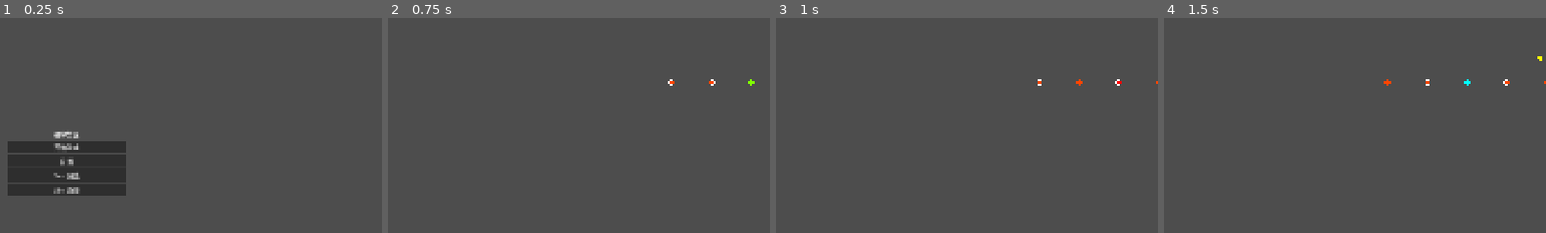
Above: before the commit, frames 1-4 (left to right).
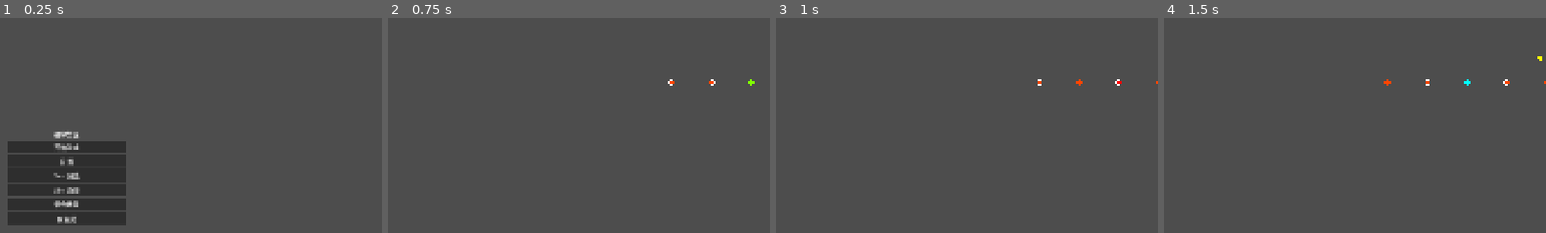
Above: after the commit, the same moments.

Repository: GeorgeMee/Magnetix
Game: Godot game, scene res://src/scenes/ui/start_menu.tscn
Same seed, same stepped clock (60 frames per second), same inputs: the game is played once before the commit and once after it.
Inputs:
- Up to frame 1 (0.25 s): no input
- Up to frame 2 (0.75 s): click "Sim 场景" at 0.5 s
- Up to frame 3 (1 s): no input
- Up to frame 4 (1.5 s): tap Enter at 1.25 s; hold Q (magnetism_a) from 1.28 s (still down)
The pictures show only the part of the screen within x 41-91%, y 10-60%; the shares and areas given below are measured in that part.

The runs differ from the first frame. In frame 1, 3.5% of the frame differs, in the area x 2-33%, y 84-97%; in frame 2, nothing differs; in frame 3, nothing differs; in frame 4, nothing differs.

Commit message:
Add hybrid scene (Scheme A) and generate/play scenes (Scheme B)
Scheme A - HybridScene: 4 characters in one scene
  - 2 AI characters (screen_x=2500) driven by SimController, running ahead
  - 2 player characters (screen_x=500) using InputManager/GameHUD
  - Shared ChunkChoreographer + ChunkSpawner generates magnet/wall objects
  - SimController.enable_swap=false for AI, player can swap normally

Scheme B - GenerateScene + PlayScene: pre-record and replay
  - GenerateScene runs AI characters for 15s, records ChunkLayouts
    to GameManager.stored_layouts for each 640px chunk
  - Auto-transitions to PlayScene which spawns objects from stored layouts
  - PlayScene has no ChunkChoreographer - reads pre-generated data
  - Players control normally through the pre-built world

character.gd: add @export custom_fixed_x for AI screen positions
game_manager.gd: add stored_layouts array
sim_controller.gd: add enable_swap flag
start_menu: add '混合场景' and '预生成' buttons

Diff:
--- /dev/null
+++ b/src/scenes/sim/generate_scene.tscn
@@ -0,0 +1,41 @@
+[gd_scene load_steps=7 format=3 uid="uid://generatescene"]
+
+[ext_resource type="Script" path="res://src/scripts/sim/generate_scene.gd" id="1_gen"]
+[ext_resource type="Script" path="res://src/scripts/core/physics_system.gd" id="2_physics"]
+[ext_resource type="Script" path="res://src/scripts/game/scroll_manager.gd" id="3_scroll"]
+[ext_resource type="Script" path="res://src/scripts/game/magnet_manager.gd" id="4_magnet"]
+[ext_resource type="Script" path="res://src/scripts/game/chunk_choreographer.gd" id="5_choreo"]
+[ext_resource type="Script" path="res://src/scripts/sim/sim_controller.gd" id="6_ctrl"]
+
+[node name="GenerateScene" type="Node2D"]
+script = ExtResource("1_gen")
+
+[node name="PhysicsSystem" type="Node" parent="."]
+script = ExtResource("2_physics")
+
+[node name="ScrollManager" type="Node" parent="."]
+script = ExtResource("3_scroll")
+
+[node name="MagnetManager" type="Node" parent="."]
+script = ExtResource("4_magnet")
+
+[node name="ChunkChoreographer" type="Node" parent="."]
+script = ExtResource("5_choreo")
+
+[node name="SimController" type="Node" parent="."]
+script = ExtResource("6_ctrl")
+
+[node name="UILayer" type="CanvasLayer" parent="."]
+
+[node name="Label" type="Label" parent="UILayer"]
+layout_mode = 1
+anchors_preset = 5
+anchor_left = 0.5
+anchor_right = 0.5
+offset_left = -150.0
+offset_top = 20.0
+offset_right = 150.0
+offset_bottom = 50.0
+grow_horizontal = 2
+text = "生成中..."
+horizontal_alignment = 1
--- /dev/null
+++ b/src/scenes/sim/hybrid_scene.tscn
@@ -0,0 +1,41 @@
+[gd_scene load_steps=11 format=3 uid="uid://hybridscene"]
+
+[ext_resource type="Script" path="res://src/scripts/sim/hybrid_scene.gd" id="1_hybrid"]
+[ext_resource type="Script" path="res://src/scripts/core/physics_system.gd" id="2_physics"]
+[ext_resource type="Script" path="res://src/scripts/game/scroll_manager.gd" id="3_scroll"]
+[ext_resource type="Script" path="res://src/scripts/game/magnet_manager.gd" id="4_magnet"]
+[ext_resource type="Script" path="res://src/scripts/game/chunk_choreographer.gd" id="5_choreo"]
+[ext_resource type="Script" path="res://src/scripts/game/chunk_spawner.gd" id="6_spawner"]
+[ext_resource type="Script" path="res://src/scripts/game/input_manager.gd" id="7_input"]
+[ext_resource type="Script" path="res://src/scripts/game/spike.gd" id="8_spike"]
+[ext_resource type="PackedScene" uid="uid://gamehud" path="res://src/scenes/ui/game_hud.tscn" id="9_hud"]
+[ext_resource type="Script" path="res://src/scripts/sim/sim_controller.gd" id="10_ctrl"]
+
+[node name="HybridScene" type="Node2D"]
+script = ExtResource("1_hybrid")
+
+[node name="PhysicsSystem" type="Node" parent="."]
+script = ExtResource("2_physics")
+
+[node name="ScrollManager" type="Node" parent="."]
+script = ExtResource("3_scroll")
+
+[node name="MagnetManager" type="Node" parent="."]
+script = ExtResource("4_magnet")
+
+[node name="ChunkChoreographer" type="Node" parent="."]
+script = ExtResource("5_choreo")
+
+[node name="ChunkSpawner" type="Node" parent="."]
+script = ExtResource("6_spawner")
+
+[node name="InputManager" type="Node" parent="."]
+script = ExtResource("7_input")
+
+[node name="Spike" type="Node2D" parent="."]
+script = ExtResource("8_spike")
+
+[node name="SimController" type="Node" parent="."]
+script = ExtResource("10_ctrl")
+
+[node name="GameHUD" parent="." instance=ExtResource("9_hud")]
--- /dev/null
+++ b/src/scenes/sim/play_scene.tscn
@@ -0,0 +1,29 @@
+[gd_scene load_steps=9 format=3 uid="uid://playscene"]
+
+[ext_resource type="Script" path="res://src/scripts/sim/play_scene.gd" id="1_play"]
+[ext_resource type="Script" path="res://src/scripts/core/physics_system.gd" id="2_physics"]
+[ext_resource type="Script" path="res://src/scripts/game/scroll_manager.gd" id="3_scroll"]
+[ext_resource type="Script" path="res://src/scripts/game/magnet_manager.gd" id="4_magnet"]
+[ext_resource type="Script" path="res://src/scripts/game/input_manager.gd" id="5_input"]
+[ext_resource type="Script" path="res://src/scripts/game/spike.gd" id="6_spike"]
+[ext_resource type="PackedScene" uid="uid://gamehud" path="res://src/scenes/ui/game_hud.tscn" id="7_hud"]
+
+[node name="PlayScene" type="Node2D"]
+script = ExtResource("1_play")
+
+[node name="PhysicsSystem" type="Node" parent="."]
+script = ExtResource("2_physics")
+
+[node name="ScrollManager" type="Node" parent="."]
+script = ExtResource("3_scroll")
+
+[node name="MagnetManager" type="Node" parent="."]
+script = ExtResource("4_magnet")
+
+[node name="InputManager" type="Node" parent="."]
+script = ExtResource("5_input")
+
+[node name="Spike" type="Node2D" parent="."]
+script = ExtResource("6_spike")
+
+[node name="GameHUD" parent="." instance=ExtResource("7_hud")]
--- a/src/scenes/ui/start_menu.tscn
+++ b/src/scenes/ui/start_menu.tscn
@@ -21,7 +21,7 @@
 offset_left = -150.0
 offset_top = -150.0
 offset_right = 150.0
-offset_bottom = 200.0
+offset_bottom = 280.0
 grow_horizontal = 2
 grow_vertical = 2
 
@@ -50,3 +50,13 @@
 unique_name_in_owner = true
 layout_mode = 2
 text = "Sim 场景"
+
+[node name="HybridButton" type="Button" parent="VBoxContainer"]
+unique_name_in_owner = true
+layout_mode = 2
+text = "混合场景"
+
+[node name="GenerateButton" type="Button" parent="VBoxContainer"]
+unique_name_in_owner = true
+layout_mode = 2
+text = "预生成"
--- a/src/scripts/core/game_manager.gd
+++ b/src/scripts/core/game_manager.gd
@@ -36,6 +36,7 @@
 var current_chunk_index : int = 0
 var assist_mode : bool = false
 var sim_mode : bool = false
+var stored_layouts : Array[Dictionary] = []
 var debug_visualize : bool = false
 var trajectory_data : Array[TrajectoryPoint] = []
 
--- a/src/scripts/game/character.gd
+++ b/src/scripts/game/character.gd
@@ -10,6 +10,7 @@
 @export var lane : Lane = Lane.TOP
 @export var character_polarity : Magnet.Polarity = Magnet.Polarity.NORTH
 @export var re_center_speed : float = 100.0
+@export var custom_fixed_x : float = 0.0
 
 var character_color : Color = Color.DODGER_BLUE
 var physics_body : CustBody
@@ -30,7 +31,7 @@
 @onready var sprite : Sprite2D = $Sprite2D
 
 func _ready() -> void:
-	default_x = GameManager.player_fixed_x
+	default_x = custom_fixed_x if custom_fixed_x > 0.0 else GameManager.player_fixed_x
 	_setup_lane_positions()
 	physics_body = CustBody.new(Vector2(default_x, floor_y - CHAR_HEIGHT), Vector2(CHAR_WIDTH, CHAR_HEIGHT))
 	GameManager.physics_system.register_body(physics_body)
--- /dev/null
+++ b/src/scripts/sim/generate_scene.gd
@@ -0,0 +1,100 @@
+extends Node2D
+
+const GENERATE_DURATION := 15.0
+
+@onready var physics_system: PhysicsSystem = $PhysicsSystem
+@onready var scroll_manager: ScrollManager = $ScrollManager
+@onready var magnet_manager: MagnetManager = $MagnetManager
+@onready var choreographer: ChunkChoreographer = $ChunkChoreographer
+@onready var sim_controller: SimController = $SimController
+@onready var ui_label: Label = $UILayer/Label
+
+var character_a: Character
+var character_b: Character
+var character_scene: PackedScene = preload("res://src/scenes/game/character.tscn")
+var last_recorded_wx: float = 0.0
+var elapsed: float = 0.0
+var transitioned := false
+
+func _ready() -> void:
+	GameManager.sim_mode = true
+	GameManager.stored_layouts.clear()
+	GameManager.physics_system = physics_system
+	GameManager.scroll_manager = scroll_manager
+	GameManager.magnet_manager = magnet_manager
+	GameManager.choreographer = choreographer
+
+	_spawn_characters()
+	GameManager.character_a = character_a
+	GameManager.character_b = character_b
+
+	_ensure_trajectory()
+	sim_controller.setup(character_a, character_b, choreographer)
+	sim_controller.enable_swap = false
+	GameManager.start_game()
+
+func _spawn_characters() -> void:
+	character_a = character_scene.instantiate()
+	character_a.lane = Character.Lane.TOP
+	character_a.character_polarity = Magnet.Polarity.NORTH
+	character_a.character_color = Color.DODGER_BLUE
+	add_child(character_a)
+
+	character_b = character_scene.instantiate()
+	character_b.lane = Character.Lane.BOTTOM
+	character_b.character_polarity = Magnet.Polarity.SOUTH
+	character_b.character_color = Color.ORANGE_RED
+	add_child(character_b)
+
+func _process(delta: float) -> void:
+	if GameManager.state != GameManager.GameState.PLAYING or transitioned:
+		return
+	elapsed += delta
+	_ensure_trajectory()
+	_record_layouts()
+	queue_redraw()
+
+	var pct := minf(elapsed / GENERATE_DURATION * 100.0, 100.0)
+	ui_label.text = "生成中... %.0f%% (%d 场景块)" % [pct, GameManager.stored_layouts.size()]
+	if elapsed >= GENERATE_DURATION:
+		_transition_to_play()
+
+func _record_layouts() -> void:
+	var chunk_w := GameManager.chunk_width
+	var traj := choreographer.trajectory
+	if traj.is_empty():
+		return
+	var max_wx := traj[-1].world_x
+	while last_recorded_wx < max_wx:
+		var wx := last_recorded_wx
+		var layout_a := choreographer.build_layout(traj, wx, 0, chunk_w, Magnet.Polarity.NORTH)
+		var layout_b := choreographer.build_layout(traj, wx, 1, chunk_w, Magnet.Polarity.SOUTH)
+		GameManager.stored_layouts.append({"world_x": wx, "layout_a": layout_a, "layout_b": layout_b})
+		last_recorded_wx += chunk_w
+
+func _draw() -> void:
+	_draw_lane(GameManager.lane_top_y, Color.WEB_GREEN)
+	_draw_lane(GameManager.lane_bottom_y, Color.WEB_GREEN)
+
+func _draw_lane(floor_y: float, color: Color) -> void:
+	var vp_w := get_viewport().get_visible_rect().size.x
+	draw_line(Vector2(0, floor_y), Vector2(vp_w, floor_y), color, 3.0)
+	draw_line(Vector2(0, floor_y - GameManager.ceiling_offset), Vector2(vp_w, floor_y - GameManager.ceiling_offset), color.darkened(0.4), 2.0)
+
+func _ensure_trajectory() -> void:
+	if not character_a or not character_b:
+		return
+	var from_x := scroll_manager.screen_to_world_x(1920)
+	choreographer.ensure_trajectory(from_x, character_a.character_polarity, character_b.character_polarity)
+	GameManager.trajectory_data = choreographer.trajectory
+
+func _transition_to_play() -> void:
+	transitioned = true
+	GameManager.character_a = null
+	GameManager.character_b = null
+	get_tree().change_scene_to_file("res://src/scenes/sim/play_scene.tscn")
+
+func _input(event: InputEvent) -> void:
+	if event.is_action_pressed("ui_cancel"):
+		GameManager.stored_layouts.clear()
+		get_tree().change_scene_to_file("res://src/scenes/ui/start_menu.tscn")
--- /dev/null
+++ b/src/scripts/sim/hybrid_scene.gd
@@ -0,0 +1,125 @@
+extends Node2D
+
+const AI_FIXED_X := 2500.0
+
+@onready var physics_system: PhysicsSystem = $PhysicsSystem
+@onready var scroll_manager: ScrollManager = $ScrollManager
+@onready var magnet_manager: MagnetManager = $MagnetManager
+@onready var choreographer: ChunkChoreographer = $ChunkChoreographer
+@onready var sim_controller: SimController = $SimController
+@onready var input_manager: InputManager = $InputManager
+@onready var spike: Spike = $Spike
+@onready var game_hud: GameHUD = $GameHUD
+
+var ai_character_a: Character
+var ai_character_b: Character
+var player_character_a: Character
+var player_character_b: Character
+var character_scene: PackedScene = preload("res://src/scenes/game/character.tscn")
+
+func _ready() -> void:
+	GameManager.sim_mode = true
+	GameManager.physics_system = physics_system
+	GameManager.scroll_manager = scroll_manager
+	GameManager.magnet_manager = magnet_manager
+	GameManager.choreographer = choreographer
+
+	_spawn_ai_characters()
+	_spawn_player_characters()
+	_connect_input()
+	GameManager.character_a = player_character_a
+	GameManager.character_b = player_character_b
+
+	_ensure_trajectory()
+	sim_controller.setup(ai_character_a, ai_character_b, choreographer)
+	sim_controller.enable_swap = false
+	game_hud.update_button_colors(player_character_a.character_color, player_character_b.character_color)
+	GameManager.start_game()
+
+func _spawn_ai_characters() -> void:
+	ai_character_a = character_scene.instantiate()
+	ai_character_a.lane = Character.Lane.TOP
+	ai_character_a.character_polarity = Magnet.Polarity.NORTH
+	ai_character_a.character_color = Color.DODGER_BLUE
+	ai_character_a.custom_fixed_x = AI_FIXED_X
+	add_child(ai_character_a)
+
+	ai_character_b = character_scene.instantiate()
+	ai_character_b.lane = Character.Lane.BOTTOM
+	ai_character_b.character_polarity = Magnet.Polarity.SOUTH
+	ai_character_b.character_color = Color.ORANGE_RED
+	ai_character_b.custom_fixed_x = AI_FIXED_X
+	add_child(ai_character_b)
+
+func _spawn_player_characters() -> void:
+	player_character_a = character_scene.instantiate()
+	player_character_a.lane = Character.Lane.TOP
+	player_character_a.character_polarity = Magnet.Polarity.NORTH
+	player_character_a.character_color = Color.DODGER_BLUE
+	add_child(player_character_a)
+
+	player_character_b = character_scene.instantiate()
+	player_character_b.lane = Character.Lane.BOTTOM
+	player_character_b.character_polarity = Magnet.Polarity.SOUTH
+	player_character_b.character_color = Color.ORANGE_RED
+	add_child(player_character_b)
+
+func _connect_input() -> void:
+	input_manager.magnetism_a_toggled.connect(player_character_a.toggle_magnetism)
+	input_manager.magnetism_b_toggled.connect(player_character_b.toggle_magnetism)
+	input_manager.swap_pressed.connect(_on_swap)
+	game_hud.magnetism_a_toggled.connect(player_character_a.toggle_magnetism)
+	game_hud.magnetism_b_toggled.connect(player_character_b.toggle_magnetism)
+	game_hud.swap_pressed.connect(_on_swap)
+
+func _on_swap() -> void:
+	var tmp_color := player_character_a.character_color
+	var tmp_polarity := player_character_a.character_polarity
+	player_character_a.character_color = player_character_b.character_color
+	player_character_a.character_polarity = player_character_b.character_polarity
+	player_character_b.character_color = tmp_color
+	player_character_b.character_polarity = tmp_polarity
+	game_hud.update_button_colors(player_character_a.character_color, player_character_b.character_color)
+	_ensure_trajectory()
+
+func _process(_delta: float) -> void:
+	if GameManager.state != GameManager.GameState.PLAYING:
+		return
+	_ensure_trajectory()
+	_check_game_over()
+	queue_redraw()
+
+func _draw() -> void:
+	_draw_lane(GameManager.lane_top_y, Color.WEB_GREEN)
+	_draw_lane(GameManager.lane_bottom_y, Color.WEB_GREEN)
+
+func _draw_lane(floor_y: float, color: Color) -> void:
+	var vp_w := get_viewport().get_visible_rect().size.x
+	draw_line(Vector2(0, floor_y), Vector2(vp_w, floor_y), color, 3.0)
+	draw_line(Vector2(0, floor_y - GameManager.ceiling_offset), Vector2(vp_w, floor_y - GameManager.ceiling_offset), color.darkened(0.4), 2.0)
+
+func _check_game_over() -> void:
+	if not player_character_a.is_alive or not player_character_b.is_alive:
+		player_character_a.die()
+		player_character_b.die()
+		ai_character_a.die()
+		ai_character_b.die()
+		GameManager.end_game()
+		return
+	if spike.is_character_hit(player_character_a) or spike.is_character_hit(player_character_b):
+		player_character_a.die()
+		player_character_b.die()
+		ai_character_a.die()
+		ai_character_b.die()
+		GameManager.end_game()
+
+func _ensure_trajectory() -> void:
+	if not player_character_a or not player_character_b:
+		return
+	var from_x := scroll_manager.screen_to_world_x(1920)
+	choreographer.ensure_trajectory(from_x, player_character_a.character_polarity, player_character_b.character_polarity)
+	GameManager.trajectory_data = choreographer.trajectory
+
+func _input(event: InputEvent) -> void:
+	if event.is_action_pressed("ui_cancel"):
+		get_tree().change_scene_to_file("res://src/scenes/ui/start_menu.tscn")
--- /dev/null
+++ b/src/scripts/sim/play_scene.gd
@@ -0,0 +1,162 @@
+extends Node2D
+
+@onready var physics_system: PhysicsSystem = $PhysicsSystem
+@onready var scroll_manager: ScrollManager = $ScrollManager
+@onready var magnet_manager: MagnetManager = $MagnetManager
+@onready var input_manager: InputManager = $InputManager
+@onready var spike: Spike = $Spike
+@onready var game_hud: GameHUD = $GameHUD
+
+var character_a: Character
+var character_b: Character
+var character_scene: PackedScene = preload("res://src/scenes/game/character.tscn")
+
+var wall_scene: PackedScene = preload("res://src/scenes/game/wall.tscn")
+var hazard_scene: PackedScene = preload("res://src/scenes/game/hazard.tscn")
+var coin_scene: PackedScene = preload("res://src/scenes/game/coin.tscn")
+var magnet_scene: PackedScene = preload("res://src/scenes/game/magnet.tscn")
+var active_walls: Array[Wall] = []
+var active_hazards: Array[Hazard] = []
+var active_coins: Array[Coin] = []
+var active_magnets: Array[Magnet] = []
+var next_spawn_index := 0
+var despawn_distance := 600.0
+
+func _ready() -> void:
+	GameManager.sim_mode = false
+	GameManager.physics_system = physics_system
+	GameManager.scroll_manager = scroll_manager
+	GameManager.magnet_manager = magnet_manager
+
+	_spawn_characters()
+	GameManager.character_a = character_a
+	GameManager.character_b = character_b
+	_connect_input()
+	game_hud.update_button_colors(character_a.character_color, character_b.character_color)
+	GameManager.start_game()
+
+func _spawn_characters() -> void:
+	character_a = character_scene.instantiate()
+	character_a.lane = Character.Lane.TOP
+	character_a.character_polarity = Magnet.Polarity.NORTH
+	character_a.character_color = Color.DODGER_BLUE
+	add_child(character_a)
+
+	character_b = character_scene.instantiate()
+	character_b.lane = Character.Lane.BOTTOM
+	character_b.character_polarity = Magnet.Polarity.SOUTH
+	character_b.character_color = Color.ORANGE_RED
+	add_child(character_b)
+
+func _connect_input() -> void:
+	input_manager.magnetism_a_toggled.connect(character_a.toggle_magnetism)
+	input_manager.magnetism_b_toggled.connect(character_b.toggle_magnetism)
+	input_manager.swap_pressed.connect(_on_swap)
+	game_hud.magnetism_a_toggled.connect(character_a.toggle_magnetism)
+	game_hud.magnetism_b_toggled.connect(character_b.toggle_magnetism)
+	game_hud.swap_pressed.connect(_on_swap)
+
+func _on_swap() -> void:
+	var tmp_color := character_a.character_color
+	var tmp_polarity := character_a.character_polarity
+	character_a.character_color = character_b.character_color
+	character_a.character_polarity = character_b.character_polarity
+	character_b.character_color = tmp_color
+	character_b.character_polarity = tmp_polarity
+	game_hud.update_button_colors(character_a.character_color, character_b.character_color)
+
+func _process(_delta: float) -> void:
+	if GameManager.state != GameManager.GameState.PLAYING:
+		return
+	_spawn_from_stored()
+	_cleanup_offscreen()
+	_check_game_over()
+	queue_redraw()
+
+func _spawn_from_stored() -> void:
+	var layouts := GameManager.stored_layouts
+	if layouts.is_empty():
+		return
+	var spawn_threshold := scroll_manager.screen_to_world_x(1920 + GameManager.chunk_width)
+	while next_spawn_index < layouts.size():
+		var entry := layouts[next_spawn_index]
+		var wx: float = entry["world_x"]
+		if wx > spawn_threshold:
+			break
+		_spawn_entry(entry)
+		next_spawn_index += 1
+
+func _spawn_entry(entry: Dictionary) -> void:
+	var wx: float = entry["world_x"]
+	var layout_a: ChunkLayout = entry["layout_a"]
+	var layout_b: ChunkLayout = entry["layout_b"]
+	for lane in [0, 1]:
+		var layout := layout_a if lane == 0 else layout_b
+		for m in layout.magnets:
+			var magnet := magnet_scene.instantiate() as Magnet
+			magnet.setup(m["world_x"], lane, m["placement"], m["polarity"], m["length"])
+			add_child(magnet)
+			active_magnets.append(magnet)
+		for w in layout.walls:
+			var wall := wall_scene.instantiate() as Wall
+			wall.setup(w["world_x"], lane)
+			add_child(wall)
+			active_walls.append(wall)
+		for h in layout.hazards:
+			var hazard := hazard_scene.instantiate() as Hazard
+			hazard.setup(h["world_x"], lane)
+			add_child(hazard)
+			active_hazards.append(hazard)
+		for c in layout.coins:
+			var coin := coin_scene.instantiate() as Coin
+			coin.setup(c["world_x"], lane, c["type"], c["y_off"])
+			add_child(coin)
+			active_coins.append(coin)
+
+func _cleanup_offscreen() -> void:
+	var despawn_wx := scroll_manager.screen_to_world_x(-despawn_distance)
+	_active_cleanup(active_walls, despawn_wx)
+	_active_cleanup(active_hazards, despawn_wx)
+	_active_cleanup_coins(despawn_wx)
+	_active_cleanup(active_magnets, despawn_wx)
+
+func _active_cleanup(arr: Array, despawn_wx: float) -> void:
+	var i := arr.size() - 1
+	while i >= 0:
+		if arr[i].world_x < despawn_wx:
+			arr[i].queue_free()
+			arr.remove_at(i)
+		i -= 1
+
+func _active_cleanup_coins(despawn_wx: float) -> void:
+	var i := active_coins.size() - 1
+	while i >= 0:
+		if not is_instance_valid(active_coins[i]) or active_coins[i].world_x < despawn_wx:
+			if is_instance_valid(active_coins[i]):
+				active_coins[i].queue_free()
+			active_coins.remove_at(i)
+		i -= 1
+
+func _draw() -> void:
+	_draw_lane(GameManager.lane_top_y, Color.WEB_GREEN)
+	_draw_lane(GameManager.lane_bottom_y, Color.WEB_GREEN)
+
+func _draw_lane(floor_y: float, color: Color) -> void:
+	var vp_w := get_viewport().get_visible_rect().size.x
+	draw_line(Vector2(0, floor_y), Vector2(vp_w, floor_y), color, 3.0)
+	draw_line(Vector2(0, floor_y - GameManager.ceiling_offset), Vector2(vp_w, floor_y - GameManager.ceiling_offset), color.darkened(0.4), 2.0)
+
+func _check_game_over() -> void:
+	if not character_a.is_alive or not character_b.is_alive:
+		character_a.die()
+		character_b.die()
+		GameManager.end_game()
+		return
+	if spike.is_character_hit(character_a) or spike.is_character_hit(character_b):
+		character_a.die()
+		character_b.die()
+		GameManager.end_game()
+
+func _input(event: InputEvent) -> void:
+	if event.is_action_pressed("ui_cancel"):
+		get_tree().change_scene_to_file("res://src/scenes/ui/start_menu.tscn")
--- a/src/scripts/sim/sim_controller.gd
+++ b/src/scripts/sim/sim_controller.gd
@@ -7,6 +7,7 @@
 var tracked_index_a := -1
 var tracked_index_b := -1
 var tracked_swap_index := -1
+var enable_swap := true
 
 func setup(ca: Character, cb: Character, chor: ChunkChoreographer) -> void:
 	character_a = ca
@@ -19,7 +20,8 @@
 	var sim_time := GameManager.scroll_manager.world_offset
 	_check_a(sim_time)
 	_check_b(sim_time)
-	_check_swap(sim_time)
+	if enable_swap:
+		_check_swap(sim_time)
 
 func _check_a(sim_time: float) -> void:
 	var traj := choreographer.trajectory
--- a/src/scripts/ui/start_menu.gd
+++ b/src/scripts/ui/start_menu.gd
@@ -9,6 +9,8 @@
 	%SettingsButton.pressed.connect(_on_settings)
 	%SimPreviewButton.pressed.connect(_on_sim_preview)
 	%SimSceneButton.pressed.connect(_on_sim_scene)
+	%HybridButton.pressed.connect(_on_hybrid)
+	%GenerateButton.pressed.connect(_on_generate)
 
 func _on_start() -> void:
 	get_tree().change_scene_to_file("res://src/scenes/main/main.tscn")
@@ -18,6 +20,12 @@
 
 func _on_sim_scene() -> void:
 	get_tree().change_scene_to_file("res://src/scenes/sim/sim_scene.tscn")
+
+func _on_hybrid() -> void:
+	get_tree().change_scene_to_file("res://src/scenes/sim/hybrid_scene.tscn")
+
+func _on_generate() -> void:
+	get_tree().change_scene_to_file("res://src/scenes/sim/generate_scene.tscn")
 
 func _on_settings() -> void:
 	if settings_panel:
